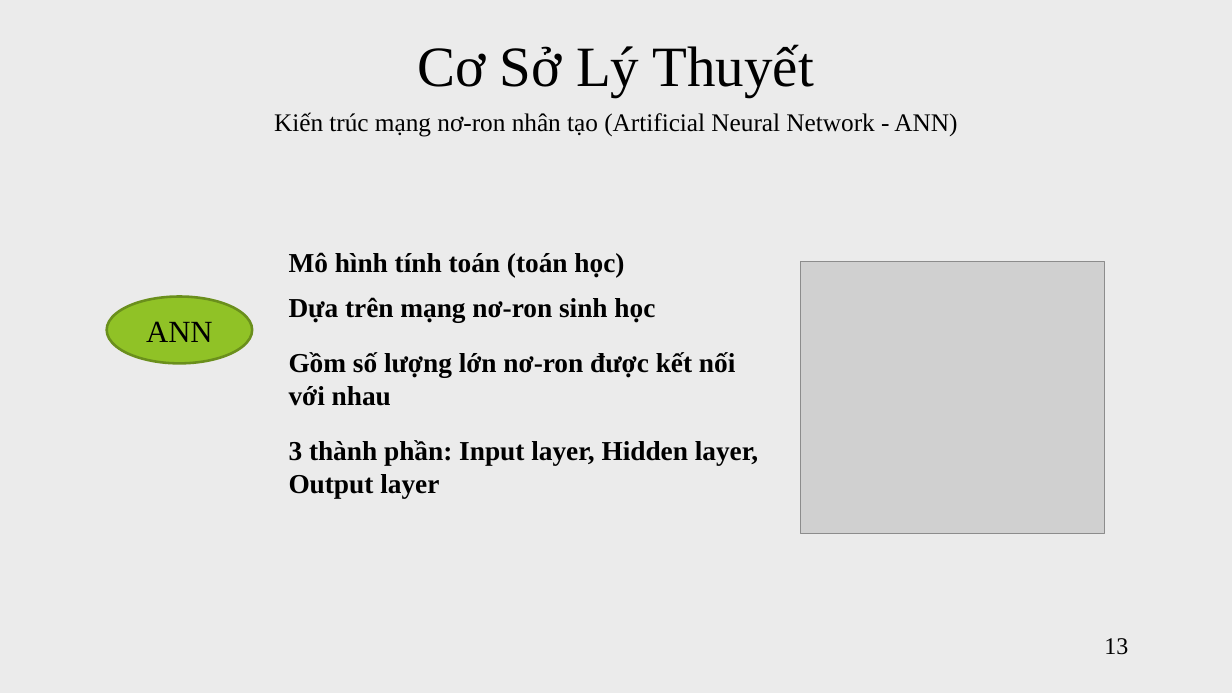
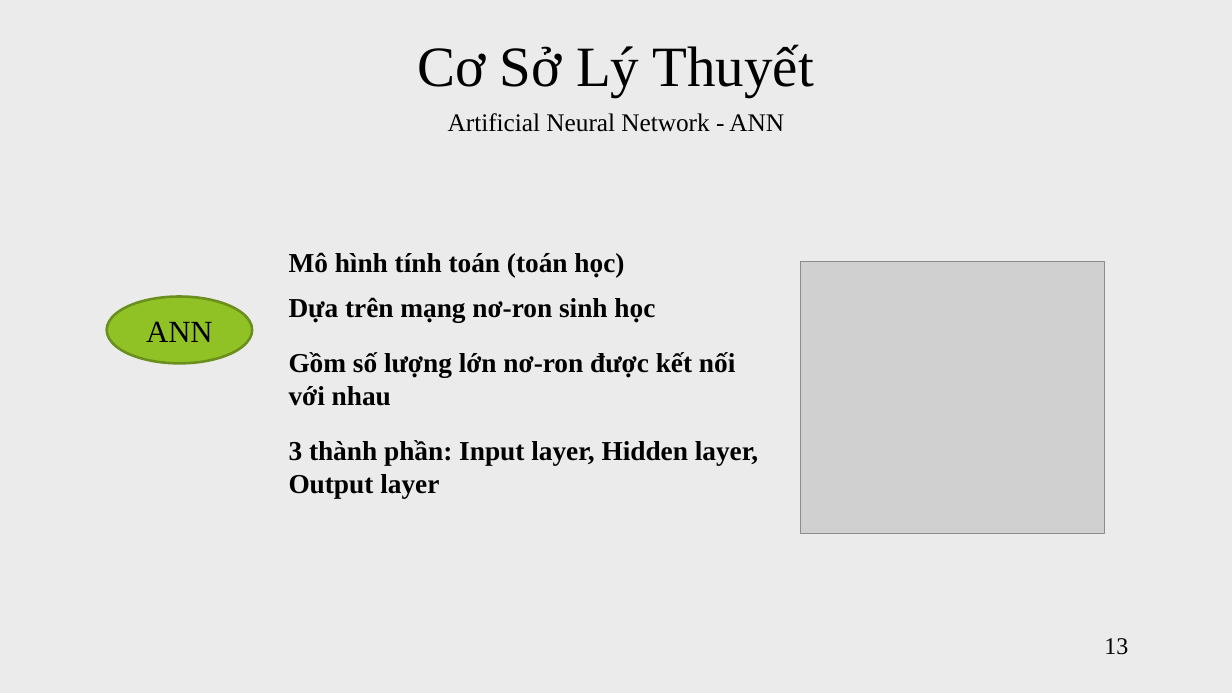
Before and after one commit to vanvibig/BaoCaoLuanVan, a slide deck: slide 13 of BaoCaoLuanVan_NguyenVanVi.pptx. Drawn at 1232x693 pixels with LibreOffice and Linux fonts; fonts in the diff are those of the drawing; grey boxes stand for pictures. Boxes give left, top, right and bottom in pixels: in the first picture for what was removed or moved away, otherwise in the second. Text is boxed around its words. In the diff, an @@ line names an element or a change of style, - is before the commit and + after.

```diff
--- a/BaoCaoLuanVan_NguyenVanVi.pptx
+++ b/BaoCaoLuanVan_NguyenVanVi.pptx
@@ text at (448, 113, 784, 132): text changed @@
-Kiến trúc mạng nơ-ron nhân tạo (Artificial Neural Network - ANN)
+Artificial Neural Network - ANN
```
Also in this commit, not shown: 15 other slides changed, 1 other file.
